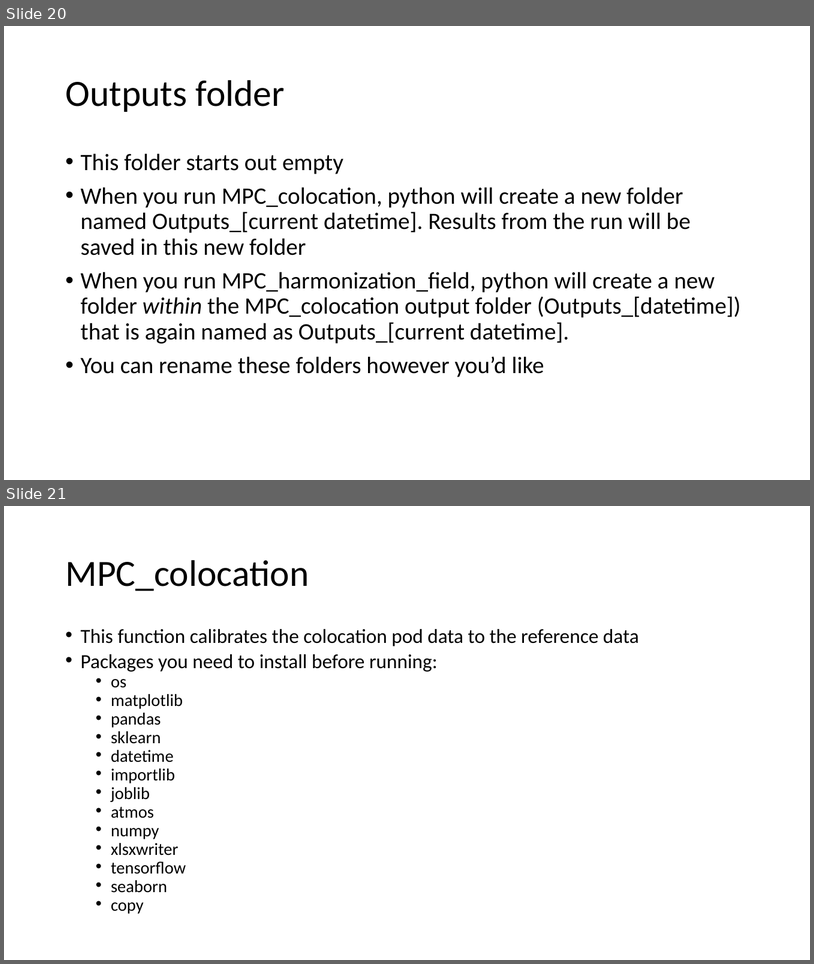
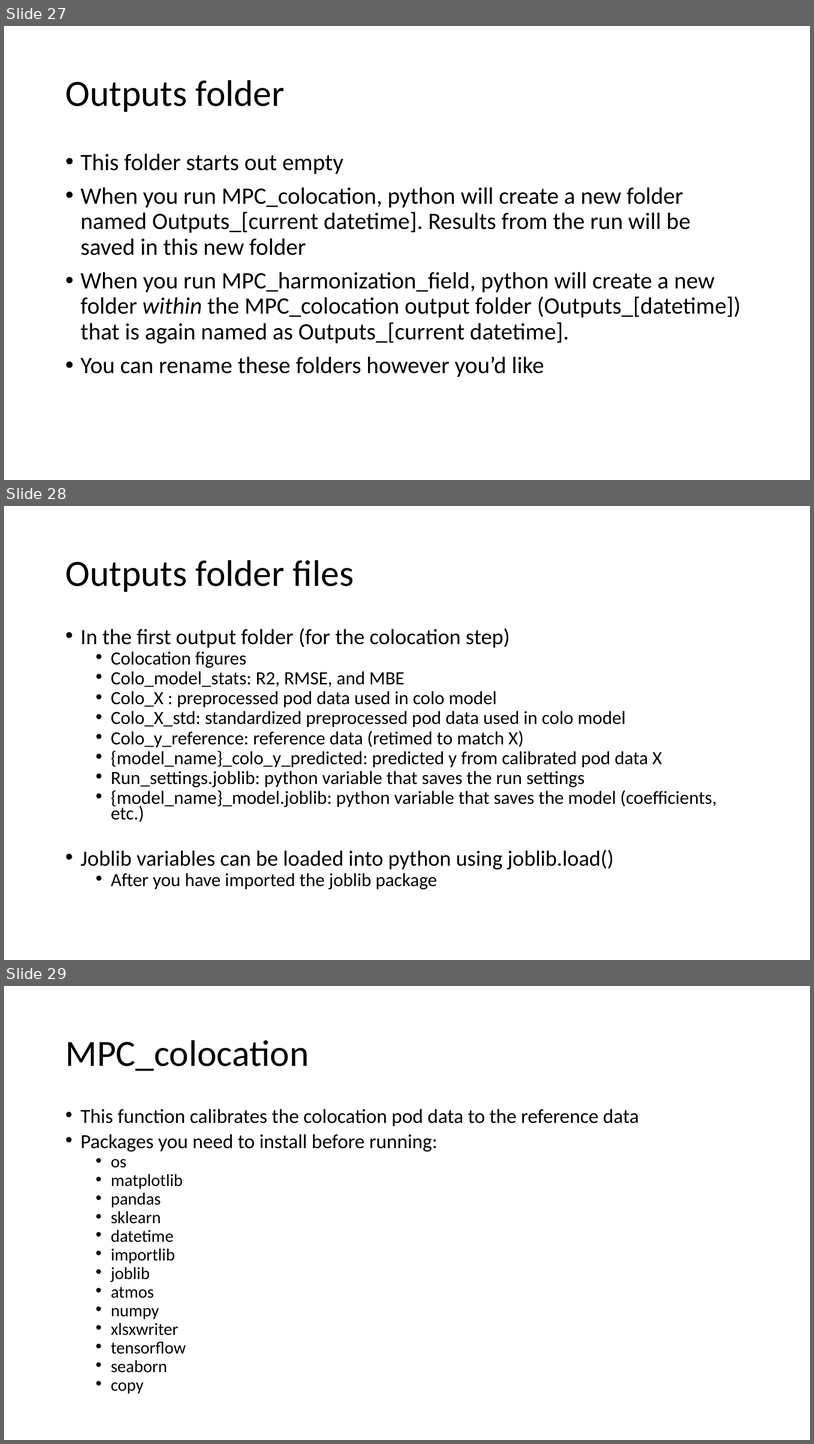
Before and after one commit to cafr1977/MPC_python, a slide deck: Python MPC.pptx. Shown one above the other, each under a label of ours: slides 20 and 21 before the commit, slides 27, 28 and 29 after it. The pictures are 814x964 and 814x1444 pixels, drawn with LibreOffice and Linux fonts; fonts in the diff are those of the drawing. Boxes give left, top, right and bottom in pixels: in the first picture for what was removed or moved away, otherwise in the second. Text is boxed around its words. In the diff, an @@ line names an element or a change of style, - is before the commit and + after.

```diff
--- a/Python MPC.pptx
+++ b/Python MPC.pptx
@@ slide 28 added at <box>4,506,810,960</box>, background #FFFFFF @@
@@ title added at <box>65,560,354,592</box>, 44 pt, text #000000 @@
+Outputs folder files
@@ text added at <box>81,628,717,889</box>, 22.2 pt, text #000000 @@
+• In the first output folder (for the colocation step)
+  • Colocation figures
+  • Colo_model_stats: R2, RMSE, and MBE
+  • Colo_X : preprocessed pod data used in colo model
+  • Colo_X_std: standardized preprocessed pod data used in colo model
+  • Colo_y_reference: reference data (retimed to match X)
+  • {model_name}_colo_y_predicted: predicted y from calibrated pod data X
+  • Run_settings.joblib: python variable that saves the run settings
+  • {model_name}_model.joblib: python variable that saves the model (coefficients, etc.)
+• Joblib variables can be loaded into python using joblib.load()
+  • After you have imported the joblib package
@@ what was slide 20 is now slide 27 @@
@@ what was slide 21 is now slide 29 @@
```
Also in this commit, not shown: 8 slides changed, 6 other slides added, 3 other files.
